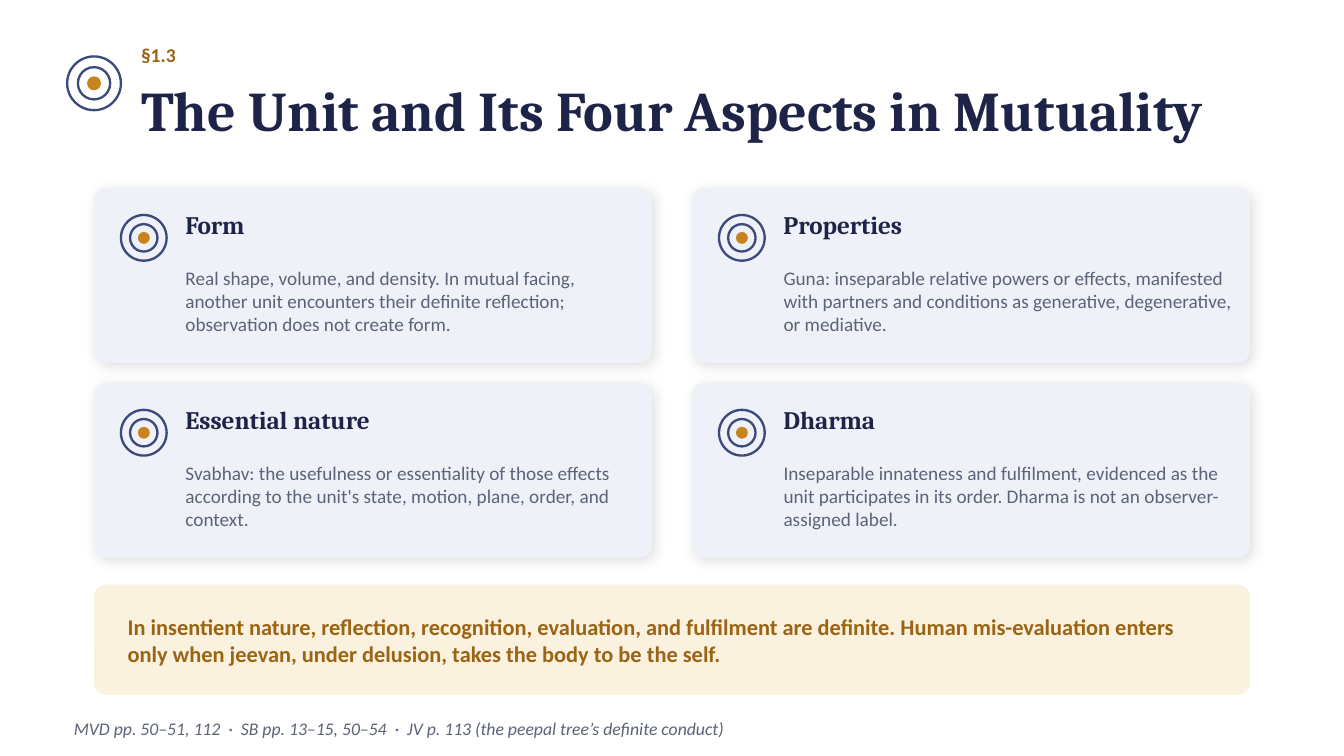
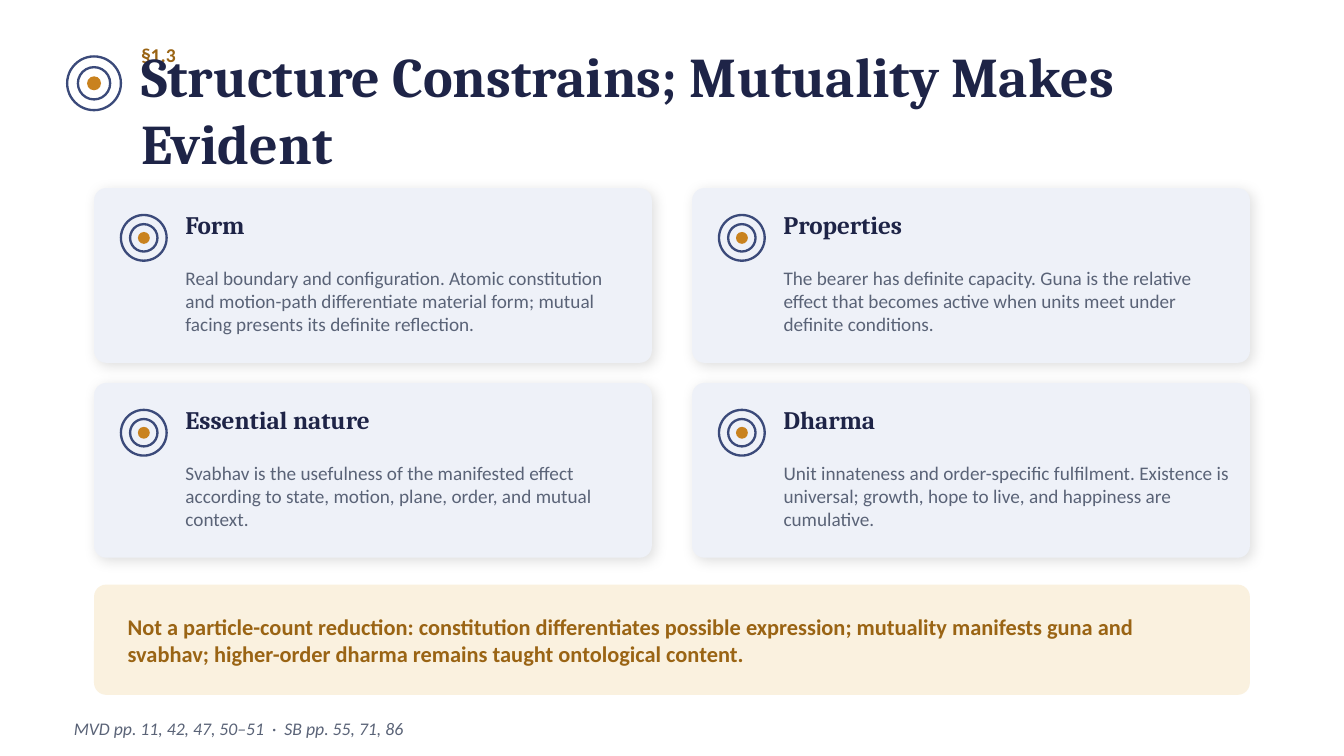
Before and after one commit to raghavamohan/AnalyticMadhyasthDarshan, a slide deck: slide 7 of Studies/The-Ontology-of-Coexistence/The-Ontology-of-Existence-Madhyasth-Darshan.pptx. Drawn at 1344x756 pixels with LibreOffice and Linux fonts; fonts in the diff are those of the drawing. Boxes give left, top, right and bottom in pixels: in the first picture for what was removed or moved away, otherwise in the second. Text is boxed around its words. In the diff, an @@ line names an element or a change of style, - is before the commit and + after.

Commit message:
Clarify how structure and mutuality express four aspects

```diff
--- a/Studies/The-Ontology-of-Coexistence/The-Ontology-of-Existence-Madhyasth-Darshan.pptx
+++ b/Studies/The-Ontology-of-Coexistence/The-Ontology-of-Existence-Madhyasth-Darshan.pptx
@@ text at (141, 48, 1114, 165): text changed @@
-The Unit and Its Four Aspects in Mutuality
+Structure Constrains; Mutuality Makes Evident
@@ text at (185, 271, 602, 334): text changed @@
-Real shape, volume, and density. In mutual facing, another unit encounters their definite reflection; observation does not create form.
+Real boundary and configuration. Atomic constitution and motion-path differentiate material form; mutual facing presents its definite reflection.
@@ text at (784, 271, 1191, 331): text changed @@
-Guna: inseparable relative powers or effects, manifested with partners and conditions as generative, degenerative, or mediative.
+The bearer has definite capacity. Guna is the relative effect that becomes active when units meet under definite conditions.
@@ text at (185, 466, 592, 526): text changed @@
-Svabhav: the usefulness or essentiality of those effects according to the unit's state, motion, plane, order, and context.
+Svabhav is the usefulness of the manifested effect according to state, motion, plane, order, and mutual context.
@@ text at (784, 466, 1229, 526): text changed @@
-Inseparable innateness and fulfilment, evidenced as the unit participates in its order. Dharma is not an observer-assigned label.
+Unit innateness and order-specific fulfilment. Existence is universal; growth, hope to live, and happiness are cumulative.
@@ text at (128, 619, 1133, 666): text changed @@
-In insentient nature, reflection, recognition, evaluation, and fulfilment are definite. Human mis-evaluation enters only when jeevan, under delusion, takes the body to be the self.
+Not a particle-count reduction: constitution differentiates possible expression; mutuality manifests guna and svabhav; higher-order dharma remains taught ontological content.
@@ text at (74, 723, 403, 738): text changed @@
-MVD pp. 50–51, 112 · SB pp. 13–15, 50–54 · JV p. 113 (the peepal tree’s definite conduct)
+MVD pp. 11, 42, 47, 50–51 · SB pp. 55, 71, 86
```
Also in this commit, not shown: 3 other slides changed, 4 other files.
